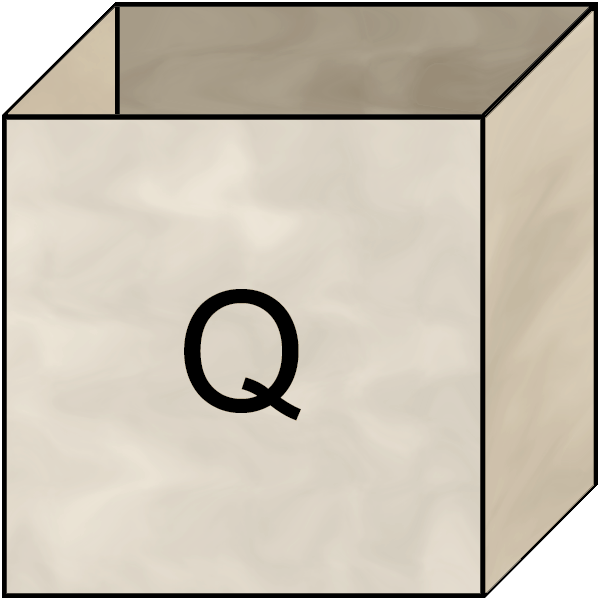
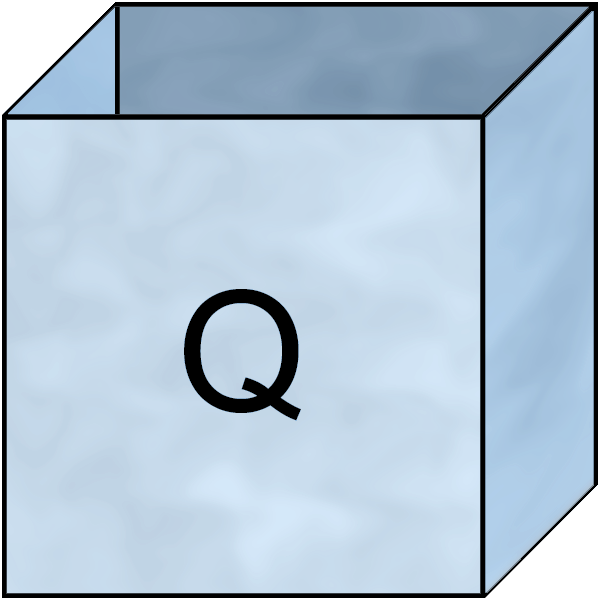
Layer changes from the first 600px x 600px image to the second:
painted on "Layer 3 copy" over [6, 119, 481, 594]
painted on "Layer 3" over [4, 6, 598, 594]
